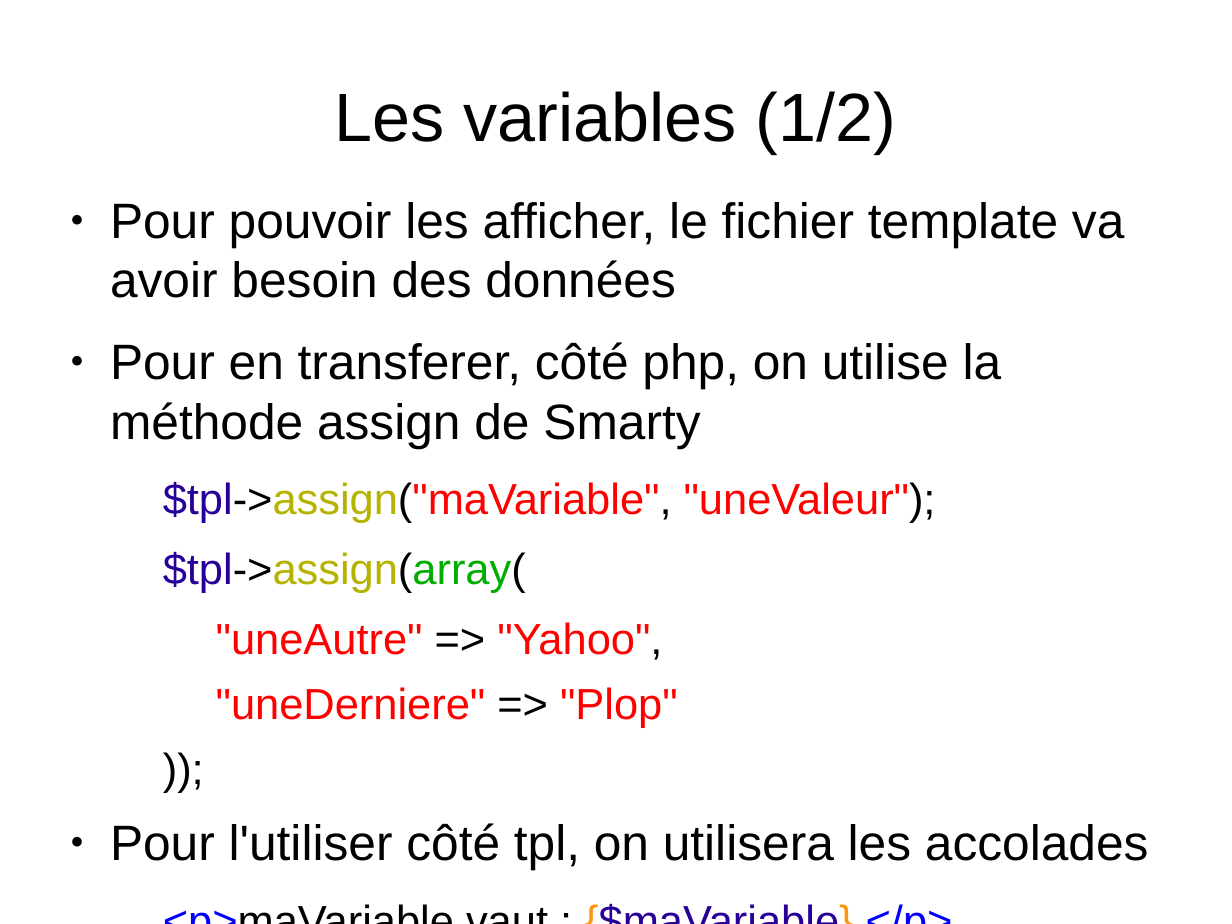
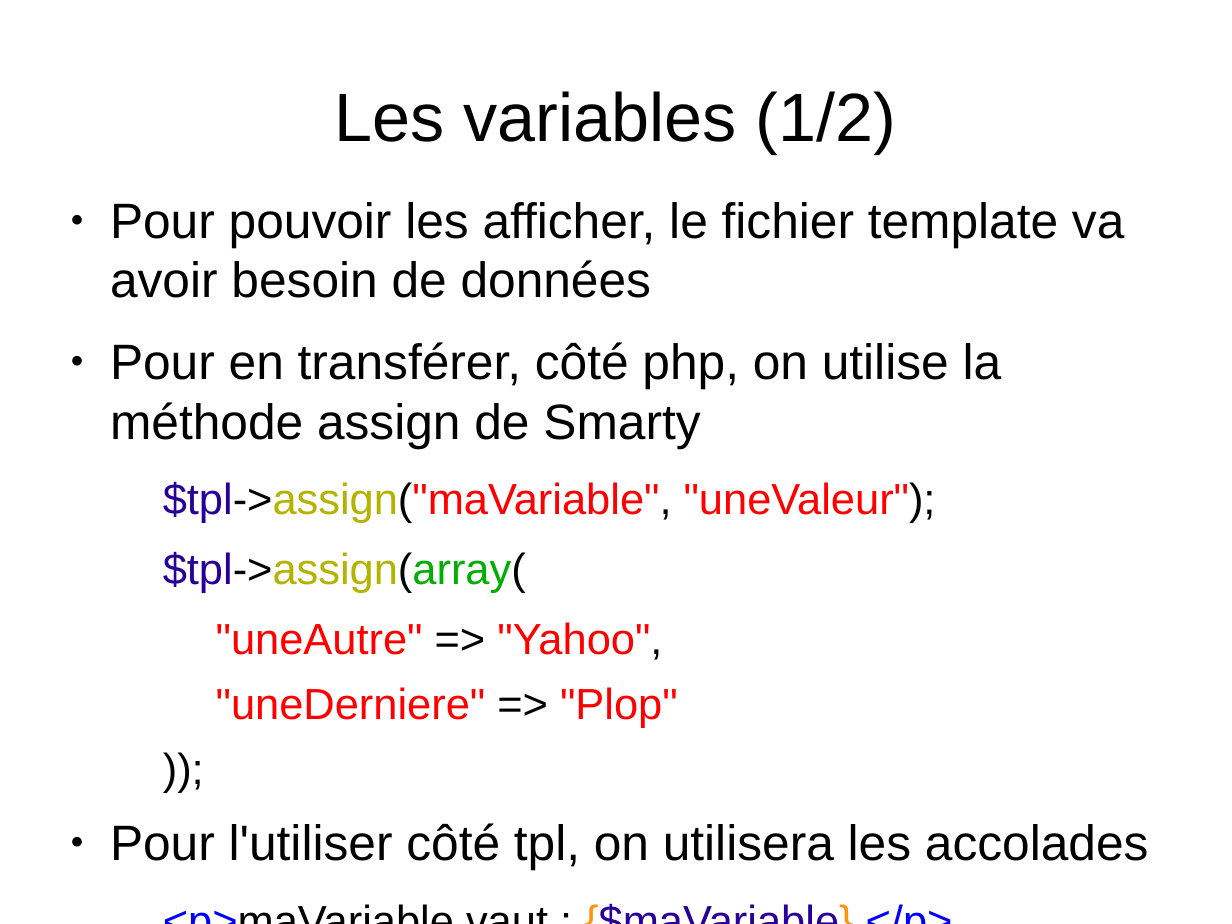
Before and after one commit to sion77/Bob-Project, a slide deck: slide 7 of docs/smarty.odp. Drawn at 1232x924 pixels with LibreOffice and Linux fonts; fonts in the diff are those of the drawing. Boxes give left, top, right and bottom in pixels: in the first picture for what was removed or moved away, otherwise in the second. Text is boxed around its words. In the diff, an @@ line names an element or a change of style, - is before the commit and + after.

```diff
--- a/docs/smarty.odp
+++ b/docs/smarty.odp
@@ text at (110,202,1124,448): text changed @@
-● Pour pouvoir les afficher, le fichier template va avoir besoin des données
-● Pour en transferer, côté php, on utilise la méthode assign de Smarty
+● Pour pouvoir les afficher, le fichier template va avoir besoin de données
+● Pour en transférer, côté php, on utilise la méthode assign de Smarty
```
Also in this commit, not shown: 18 other slides changed.
